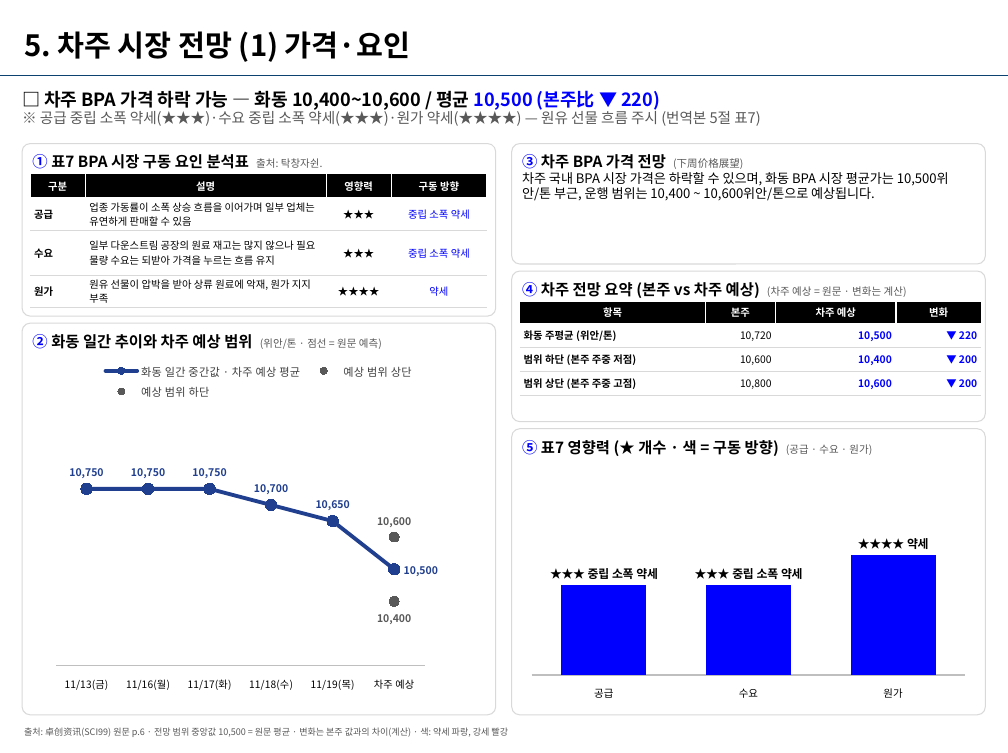
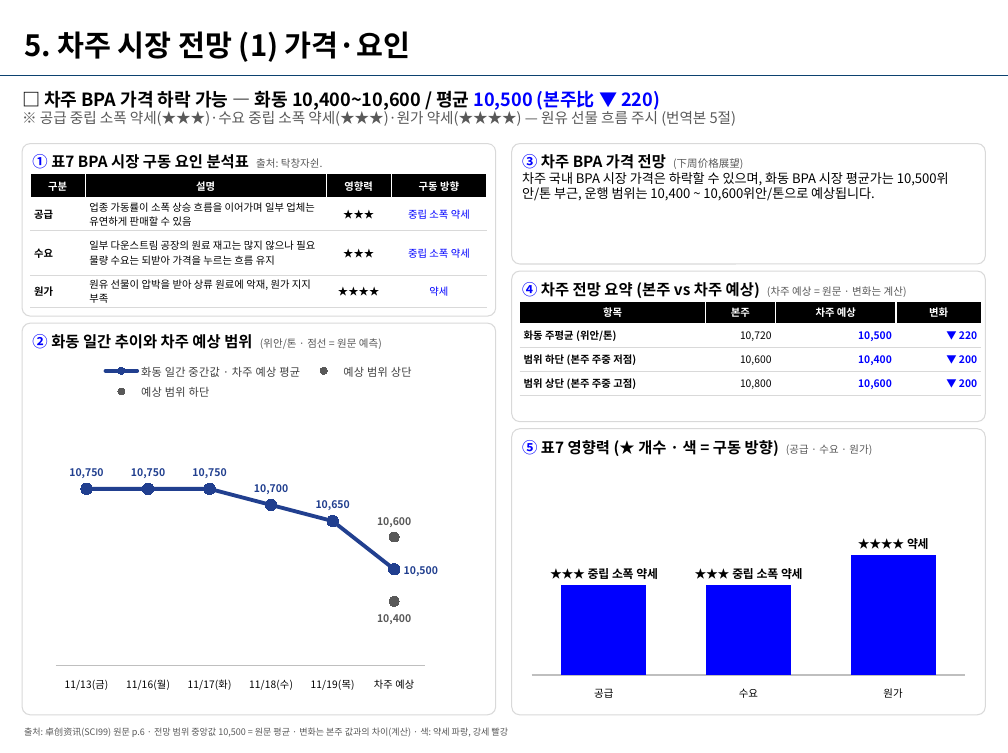
Before and after one commit to jskimlam/chem99-report, a slide deck: slide 11 of archive/2026-W47/chem99레포트_BPA_20261120_전체_S01-S14.pptx. Drawn at 1008x753 pixels with LibreOffice and Linux fonts; fonts in the diff are those of the drawing; background and template pictures are left out. Boxes give left, top, right and bottom in pixels: in the first picture for what was removed or moved away, otherwise in the second. Text is boxed around its words. In the diff, an @@ line names an element or a change of style, - is before the commit and + after.

```diff
--- a/archive/2026-W47/chem99레포트_BPA_20261120_전체_S01-S14.pptx
+++ b/archive/2026-W47/chem99레포트_BPA_20261120_전체_S01-S14.pptx
@@ text at [40, 109, 736, 126]: text changed @@
-※ 공급 중립 소폭 약세(★★★)·수요 중립 소폭 약세(★★★)·원가 약세(★★★★) — 원유 선물 흐름 주시 (번역본 5절 표7)
+※ 공급 중립 소폭 약세(★★★)·수요 중립 소폭 약세(★★★)·원가 약세(★★★★) — 원유 선물 흐름 주시 (번역본 5절)
```
Also in this commit, not shown: 4 other slides changed, 9 other files.
